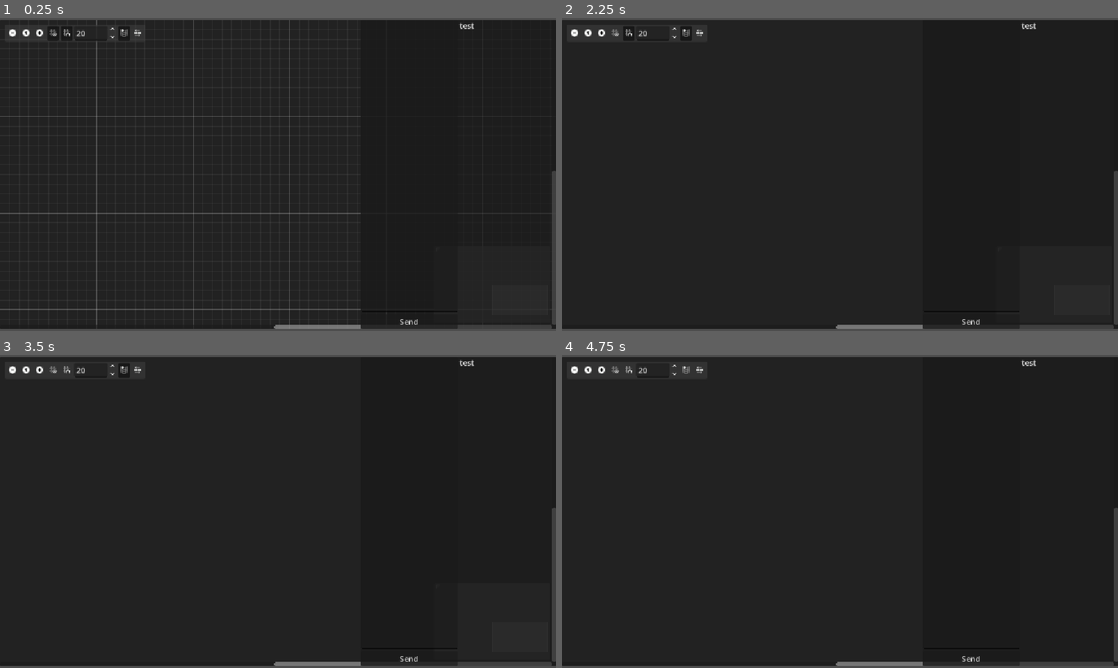
Above: before the commit, frames 1-4 (two rows, left to right).
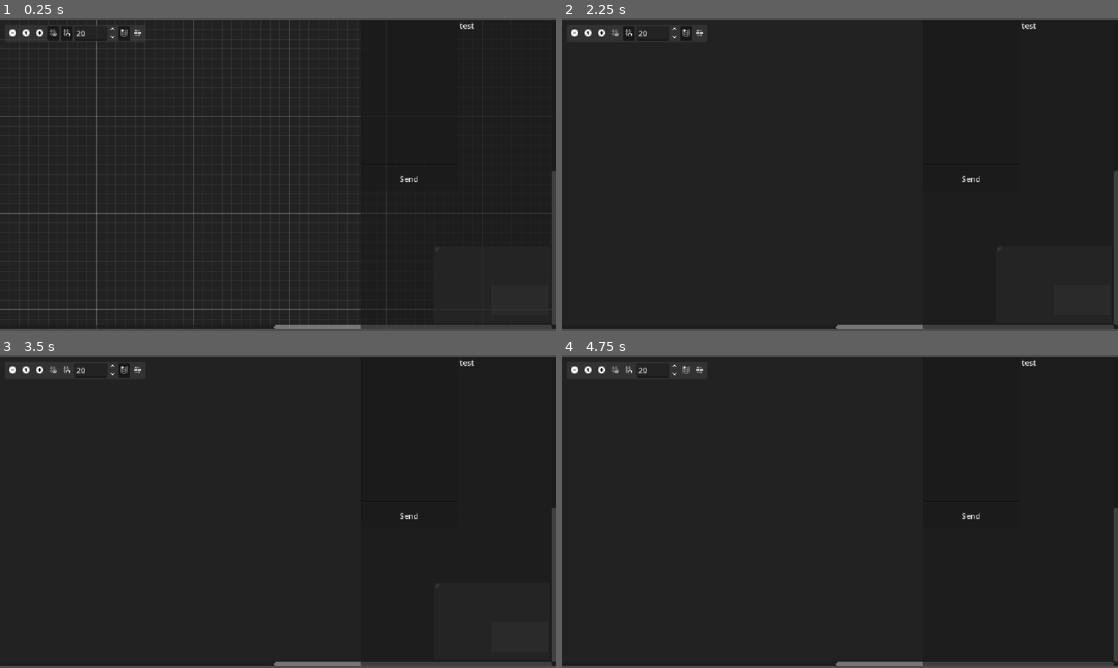
Above: after the commit, the same moments.

Repository: Digital-Decade/ARCHA
Game: Godot game, scene res://Host.tscn
The game is run twice, just before and just after one commit, with the same random seed, the same clock (stepped at 60 frames per second) and the same inputs.
Inputs (mouse positions are in pixels of both pictures, inside the frame that each line leads up to):
- Up to frame 1 (0.25 s): no input
- Up to frame 2 (2.25 s): click (573, 33) at 0.5 s; click (600, 33) at 1.25 s; click (617, 33) at 2 s
- Up to frame 3 (3.5 s): click (66, 370) at 2.75 s
- Up to frame 4 (4.75 s): click (684, 370) at 3.5 s; click (701, 370) at 4.25 s

The runs differ from the first frame. In frame 1, less than 0.1% of the frame differs, in the area x 69-76%, y 50-100%; in frame 2, less than 0.1%; in frame 3, less than 0.1%; in frame 4, less than 0.1%.
Error before the commit: Parse Error: Too few arguments for "append()" call. Expected at least 1 but received 0. (res://Core)

Commit message:
Compositions as Resources, and Widgets from Composition Nodules

Diff:
--- a/Compositions/Capitalizerr.gd
+++ /dev/null
@@ -1,7 +0,0 @@
-
-
-var nodes: Array[Nodule] = [
-	Nodule.new(),
-	Nodule.new(),
-	Nodule.new()
-]
--- /dev/null
+++ b/Compositions/Capitalizerr.tres
@@ -0,0 +1,24 @@
+[gd_resource type="Resource" script_class="Composition" format=3 uid="uid://ck2nxeglp38s"]
+
+[ext_resource type="Script" uid="uid://c38d13llfan2p" path="res://Core systems 2.0/Composition.gd" id="1_c886k"]
+[ext_resource type="Script" uid="uid://27ghg2gq13d2" path="res://Core systems 2.0/Connections.gd" id="1_o4rxf"]
+[ext_resource type="Script" uid="uid://mcaic67jrfjg" path="res://Nodes/Text input.gd" id="2_is0sr"]
+[ext_resource type="Script" uid="uid://bvrgnif1twitg" path="res://Nodes/Capitalize.gd" id="3_ho8d6"]
+[ext_resource type="Script" uid="uid://cyibm6pa80ulw" path="res://Nodes/Text viewer.gd" id="4_niy71"]
+
+[sub_resource type="Resource" id="Resource_jhsap"]
+script = ExtResource("1_o4rxf")
+target_node = 1
+metadata/_custom_type_script = "uid://27ghg2gq13d2"
+
+[sub_resource type="Resource" id="Resource_lu6nj"]
+script = ExtResource("1_o4rxf")
+source_node = 1
+target_node = 2
+metadata/_custom_type_script = "uid://27ghg2gq13d2"
+
+[resource]
+script = ExtResource("1_c886k")
+nodes = Array[Script]([ExtResource("2_is0sr"), ExtResource("3_ho8d6"), ExtResource("4_niy71")])
+connections = Array[ExtResource("1_o4rxf")]([SubResource("Resource_jhsap"), SubResource("Resource_lu6nj")])
+metadata/_custom_type_script = "uid://c38d13llfan2p"
--- /dev/null
+++ b/Core systems 2.0/Composition.gd
@@ -0,0 +1,5 @@
+extends Resource
+class_name Composition
+
+@export var nodes: Array[Script]
+@export var connections: Array[Connection]
--- /dev/null
+++ b/Core systems 2.0/Connections.gd
@@ -0,0 +1,7 @@
+extends Resource
+class_name Connection
+
+@export var source_node: int
+@export var source_port: int
+@export var target_node: int
+@export var target_port: int
--- a/Core systems 2.0/Drawer.gd
+++ b/Core systems 2.0/Drawer.gd
@@ -6,12 +6,14 @@
 	drawer_container.add_child(drawer)
 	return drawer
 
+
+
 static func add_widget(drawer: Node, nodule: Script) -> void:
-	var widget := VBoxContainer.new()
-	widget.custom_minimum_size = Vector2i(200, 0)
-	for strip in nodule.widget():
-		widget.add_child(strip)
-	drawer.add_child(widget)
+	var ports := Ports.new()
+	var widget := Widget.new()
+	nodule.interface(ports, widget)
+	if widget._layout != null:
+		drawer.add_child(widget._layout)
 
 static func drop_widget(drawer: Node, index_of_target: int) -> void:
 	drawer.get_child(index_of_target).queue_free()
--- a/Core systems 2.0/Nodule.gd
+++ b/Core systems 2.0/Nodule.gd
@@ -1,8 +1,10 @@
 extends Resource
 class_name Nodule
 
-static func interface(ports: Ports):
+@warning_ignore("unused_parameter")
+static func interface(ports: Ports, _widget: Widget) -> void:
 	pass
 
-static func function(packet: Packet) -> Packet:
-	return packet
+@warning_ignore("unused_parameter")
+static func function(packet: Packet) -> void:
+	pass
--- a/Core systems 2.0/Ports.gd
+++ b/Core systems 2.0/Ports.gd
@@ -1,20 +1,20 @@
-extends Node
+extends RefCounted
 class_name Ports
 
 enum Direction { IN, OUT, SIDE }
 
 var _inputs: Array[Port] = []
 var _outputs: Array[Port] = []
-var _widget_inputs: Dictionary = {}
-var _widget_outputs: Dictionary = {}
 
 func open_input(label: StringName, type: int) -> Port:
 	var port := Port.new(label, type, Direction.IN)
-	_inputs.append()
+	_inputs.append(port)
+	return port
 
 func open_output(label: StringName, type: int) -> Port:
-	var port := Port.new()
-	_outputs.append()
+	var port := Port.new(label, type, Direction.OUT)
+	_outputs.append(port)
+	return port
 
 class Port:
 	var _label: String
@@ -26,5 +26,27 @@
 		_type = type
 		_direction = direction
 
-	func bind_with_ui_property():
-		pass
+	func bind_with_ui_property(ui_port: UIPropertyAddress):
+		var types_match: bool = (_type == ui_port._type)
+		var port_directions_match: bool = (
+			(_direction == Direction.OUT && ui_port._direction == Direction.IN)
+			||
+			(_direction == Direction.IN && ui_port._direction == Direction.OUT)
+		)
+
+		if types_match && port_directions_match:
+			pass
+
+class UIPropertyAddress:
+	var _object_reference: Node
+	var _property_name: StringName
+	var _label: String
+	var _type: int
+	var _direction: Direction
+
+	func _init(object_reference: Node, property_name: StringName, label: String, direction: Direction) -> void:
+		_object_reference = object_reference
+		_property_name = property_name
+		_label = label
+		_type = typeof(object_reference.get(property_name))
+		_direction = direction
--- a/Core systems 2.0/Widget.gd
+++ b/Core systems 2.0/Widget.gd
@@ -1,31 +1,45 @@
 extends RefCounted
 class_name Widget
 
-var _element_layout: Array = []
+var _layout: VBoxContainer
+var adresses: Array[PropertyAddress] = []
 
-func fetch() -> VBoxContainer:
-	if _element_layout.size() > 0:
-		var widget := VBoxContainer.new()
-		for element_stripe in _element_layout:
-			var stripe := HBoxContainer.new()
-			if typeof(element_stripe) == TYPE_ARRAY:
-				for element in element_stripe:
-					stripe.add_child(element)
-			elif typeof(element_stripe) == TYPE_NODE_PATH:
-				stripe.add_child(element_stripe)
-			widget.add_child(stripe)
-		return widget
+func create(minimum_size: int = 200) -> void:
+	if _layout == null:
+		_layout = VBoxContainer.new()
+		_layout.custom_minimum_size = Vector2i(minimum_size, 0)
+
+func append_custom_controls(node: Node, size: int = 1) -> void:
+	if _layout == null:
+		push_error("Trying to append controls on widget that wasn't created with \"widget.create()\"")
+		return
+	if is_instance_of(node, HBoxContainer):
+		_layout.add_child(node)
 	else:
-		return null
+		var hbox := HBoxContainer.new()
+		hbox.custom_minimum_size = Vector2i(0, 50*size)
+		hbox.add_child(node)
+		_layout.add_child(hbox)
 
-func add_custom_stripe(...elements: Array) -> void:
-	for element in elements:
-		if typeof(element) == TYPE_NODE_PATH:
-			pass
-		elif typeof(element) == TYPE_STRING:
-			pass
 
-func add_button(label: String) -> void:
-	var button := Button.new()
-	button.text = label
-	_element_layout.append(button)
+func register_ui_property(object_reference: Node, property_name: StringName, change_signal: StringName) -> PropertyAddress:
+	var address := PropertyAddress.new(object_reference, property_name)
+	adresses.append(address)
+	object_reference.connect(change_signal, call_orchestrator)
+	return address
+
+func call_orchestrator():
+	pass
+
+class PropertyAddress:
+	var _object_reference: Node
+	var _property_name: StringName
+	func _init(
+		object_reference: Node,
+		property_name: StringName
+	) -> void:
+		_object_reference = object_reference
+		_property_name = property_name
+
+	func bind_to(port: Ports.Port) -> void:
+		pass
--- a/Host.tscn
+++ b/Host.tscn
@@ -1,8 +1,7 @@
 [gd_scene format=3 uid="uid://ru0sakxsvrm1"]
 
 [ext_resource type="Script" uid="uid://bm43u5vdatlqf" path="res://Main.gd" id="1_5x0fp"]
-[ext_resource type="Script" uid="uid://cyibm6pa80ulw" path="res://Nodes/Text viewer.gd" id="2_uwlye"]
-[ext_resource type="Script" uid="uid://mcaic67jrfjg" path="res://Nodes/Text input.gd" id="3_w2iar"]
+[ext_resource type="Resource" uid="uid://ck2nxeglp38s" path="res://Compositions/Capitalizerr.tres" id="2_uwlye"]
 
 [node name="Root" type="Control" unique_id=848467508 node_paths=PackedStringArray("drawer_container")]
 layout_mode = 3
@@ -13,7 +12,7 @@
 grow_vertical = 2
 script = ExtResource("1_5x0fp")
 drawer_container = NodePath("VBoxContainer/Content area/Drawer container")
-widgets = Array[Script]([ExtResource("3_w2iar"), ExtResource("2_uwlye")])
+composition = ExtResource("2_uwlye")
 
 [node name="VBoxContainer" type="VBoxContainer" parent="." unique_id=1656339549]
 layout_mode = 1
--- a/Main.gd
+++ b/Main.gd
@@ -1,7 +1,7 @@
 extends Node
 
 @export var drawer_container: Node
-@export var widgets: Array[Script]
+@export var composition: Composition
 var drawer: Node
 
 func temporary_hotglue():
@@ -9,5 +9,6 @@
 
 func _ready() -> void:
 	temporary_hotglue()
+	var widgets = composition.nodes
 	drawer = Drawer.create(drawer_container)
 	Drawer.refresh(drawer, widgets)
--- a/Nodes/Capitalize.gd
+++ b/Nodes/Capitalize.gd
@@ -1,6 +1,5 @@
 extends Nodule
 
-static func function(packet: Packet) -> Packet:
+static func function(packet: Packet) -> void:
 	var text: String = packet.get_input(0)
 	packet.set_output(0, text.to_upper())
-	return packet
--- a/Nodes/Item list.gd
+++ b/Nodes/Item list.gd
@@ -1,4 +1,4 @@
 extends Nodule
 
-static func interface():
+static func interface(ports: Ports, _widget: Widget) -> void:
 	pass
--- a/Nodes/Text input.gd
+++ b/Nodes/Text input.gd
@@ -1,14 +1,24 @@
 extends Nodule
 
-static func widget() -> Array:
+static func interface(ports: Ports, widget: Widget) -> void:
 	var text_field := TextEdit.new()
 	text_field.size_flags_vertical = Control.SIZE_EXPAND_FILL
+	text_field.size_flags_horizontal = Control.SIZE_EXPAND_FILL
 	var button := Button.new()
+	button.size_flags_horizontal = Control.SIZE_EXPAND_FILL
 	button.text = "Send"
 
-	return [text_field, button]
+	widget.create()
+	widget.append_custom_controls(text_field, 6)
+	widget.append_custom_controls(button)
 
-static func function(packet: Packet) -> Packet:
+	var input = ports.open_input(&"Text", TYPE_STRING)
+	ports.open_output(&"Text", TYPE_STRING)
+
+	widget.register_ui_property(text_field, &"text", &"text_changed").bind_to(input)
+
+	return
+
+static func function(packet: Packet) -> void:
 	var text: String = packet.get_input(0)
 	packet.set_output(0, text)
-	return packet
--- a/Nodes/Text viewer.gd
+++ b/Nodes/Text viewer.gd
@@ -1,15 +1,19 @@
 extends Nodule
 
-static func widget() -> Array:
+static func interface(ports: Ports, widget: Widget) -> void:
 	var text_label := RichTextLabel.new()
 	text_label.text = "test"
 	text_label.fit_content = true
+	text_label.size_flags_vertical = Control.SIZE_EXPAND_FILL
+	text_label.size_flags_horizontal = Control.SIZE_EXPAND_FILL
 
-	return [text_label]
+	ports.open_input(&"Text", TYPE_STRING)
+	ports.open_output(&"Text", TYPE_STRING)
+	widget.create()
+	widget.append_custom_controls(text_label)
 
-static func function(packet: Packet) -> Packet:
+	return
+
+static func function(packet: Packet) -> void:
 	var text: String = packet.get_input(0)
-	print("--- Prototype success ---")
-	print(text)
 	packet.set_output(0, text)
-	return packet
--- a/project.godot
+++ b/project.godot
@@ -12,7 +12,7 @@
 
 config/name="ARCHA"
 run/main_scene="uid://ru0sakxsvrm1"
-config/features=PackedStringArray("4.6", "Mobile")
+config/features=PackedStringArray("4.7", "Mobile")
 config/icon="res://icon.svg"
 
 [display]
Not shown, removed: Compositions/Capitalizerr.gd.uid
Not shown, added: Core systems 2.0/Composition.gd.uid
Not shown, added: Core systems 2.0/Connections.gd.uid
